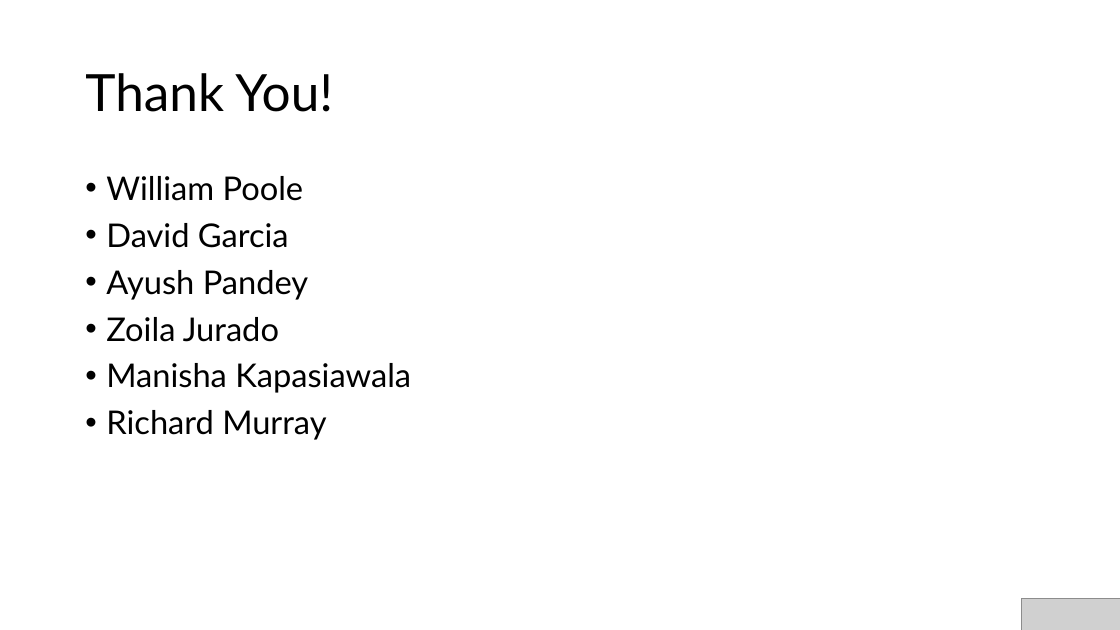
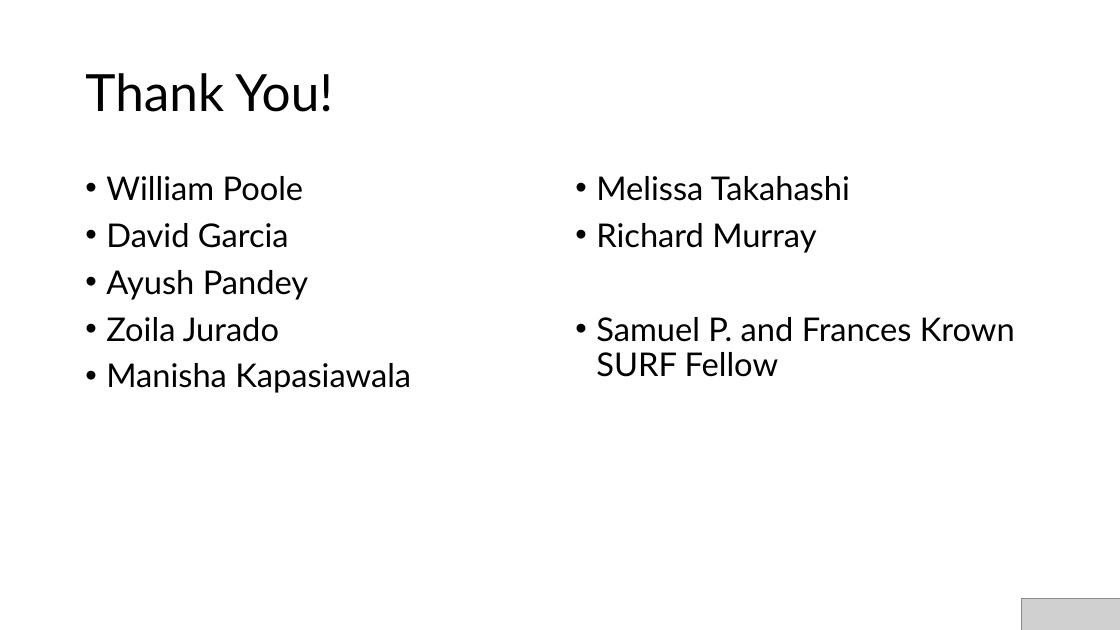
Before and after one commit to AnkitaRoychoudhury/ug_murray, a slide deck: slide 16 of miscellaneous/presentations/20200715_syncell_mtg.pptx. Drawn at 1120x630 pixels with LibreOffice and Linux fonts; fonts in the diff are those of the drawing; grey boxes stand for pictures. Boxes give left, top, right and bottom in pixels: in the first picture for what was removed or moved away, otherwise in the second. Text is boxed around its words. In the diff, an @@ line names an element or a change of style, - is before the commit and + after.

```diff
--- a/miscellaneous/presentations/20200715_syncell_mtg.pptx
+++ b/miscellaneous/presentations/20200715_syncell_mtg.pptx
@@ text added at (596, 176, 1015, 377), 28 pt, text #000000 @@
+• Melissa Takahashi
+• Richard Murray
+• Samuel P. and Frances Krown SURF Fellow
@@ text at (106, 410, 326, 440): paragraph removed @@
-• Richard Murray
```
Also in this commit, not shown: 7 other files.
